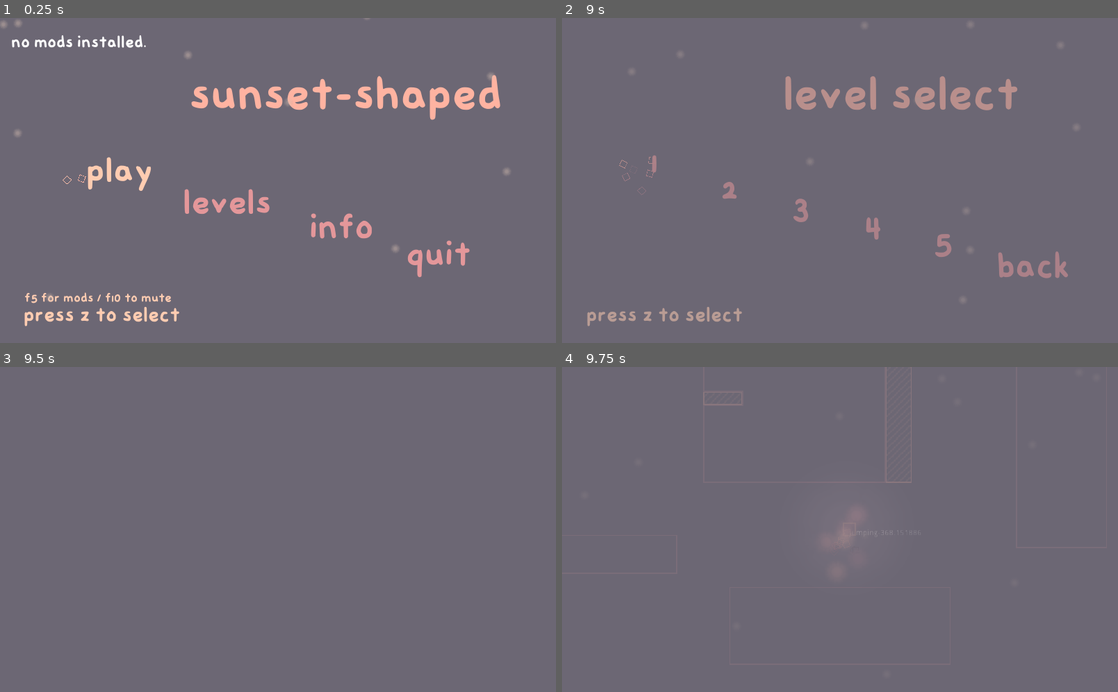
Above: before the commit, frames 1-4 (two rows, left to right).
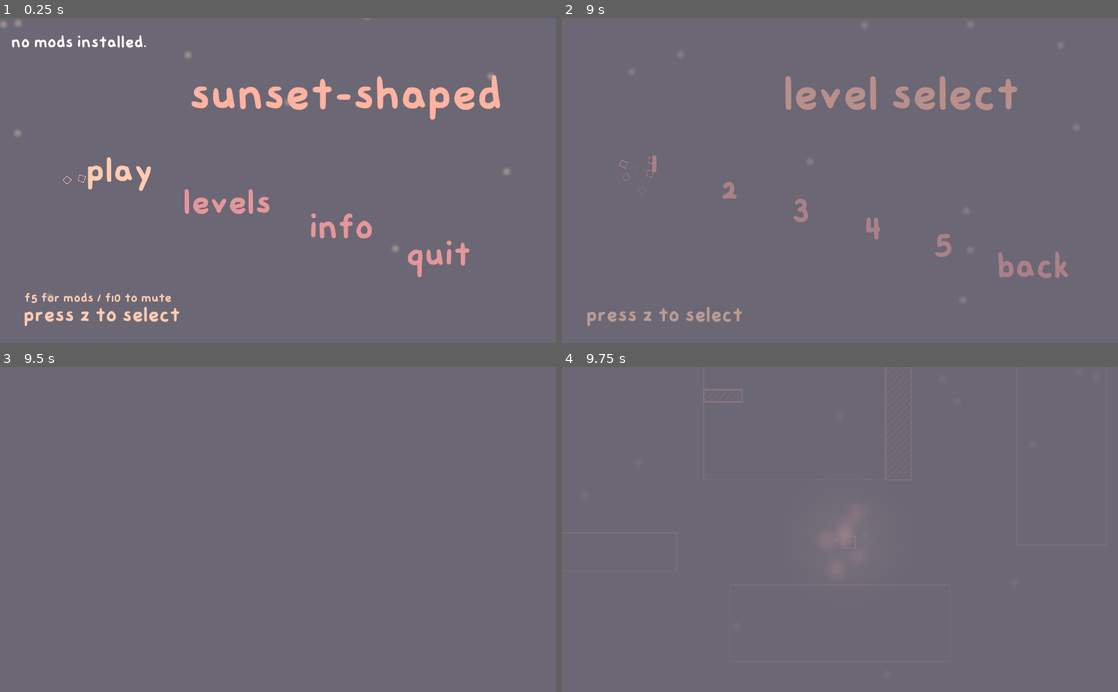
Above: after the commit, the same moments.

Repository: sunset-shaped/sunset-shaped
Game: Godot game, scene res://base.tscn
Two runs of this game, one before a commit and one after it. Both use one fixed random seed, a clock stepped at 60 frames per second and the inputs below.
Inputs:
- Up to frame 1 (0.25 s): no input
- Up to frame 2 (9 s): click "play" at 0.5 s; click "play" at 1.25 s; click "levels" at 2 s; click "info" at 2.75 s; tap Z (jump) at 3.5, 8.75, 8.85 s; hold Right (right) 3.53-4.25 s; hold Z (jump) 3.53-4.25 s; click "1" at 4.25 s; click "2" at 5 s; click "3" at 5.75 s; click "4" at 6.5 s; click "5" at 7.25 s; click "back" at 8 s; hold Left (left) from 8.78 s (still down)
- Up to frame 3 (9.5 s): keep holding Left (left); tap Z (jump) at 9.02, 9.32 s
- Up to frame 4 (9.75 s): tap Enter at 9.5 s; release Left (left) at 9.53 s; hold Right (right) from 9.53 s (still down); hold Z (jump) from 9.53 s (still down)

Frames 1-3 are identical in both runs. In frame 4, 0.1% of the frame differs, in the area x 25-63%, y 6-52%.

Commit message:
reverting coyote jump. it's not working

Diff:
--- a/player/player.gd
+++ b/player/player.gd
@@ -35,21 +35,9 @@
 onready var jumpsound = $AudioStreamPlayer
 onready var diesound = $AudioStreamPlayer2
 
-onready var debug = $Label
-
 signal jump(loc)
 signal change_state(state)
 signal touch
-
-
-var lastonfloor = 0.0
-var lastonleft = 0.0
-var lastonright = 0.0
-
-var just_jumped_floor = false
-
-export (float) var coyote_time = 0.2
-
 
 func _ready():
 	#turn on things, set the base
@@ -58,34 +46,17 @@
 
 func get_input(delta):
 
-
 	#if we don't want to take input, don't take input
 	if base.state != "play":
 		velocity.x = 0
 		velocity.y = 0
 		return
 
-	just_jumped_floor = false
 
 	#settle these variables first
 	var onfloor = raycast("floor")
 	var leftwall = raycast("left")
 	var rightwall = raycast("right")
-
-	lastonfloor += delta
-	lastonleft += delta
-	lastonright += delta
-
-	if onfloor:
-		lastonfloor = 0
-	if leftwall:
-		lastonleft = 0
-	if rightwall:
-		lastonright = 0
-
-	onfloor = lastonfloor < coyote_time
-	leftwall = lastonleft < coyote_time
-	rightwall = lastonright < coyote_time
 
 	if (onfloor || leftwall || rightwall) && !touching:
 		touching = true
@@ -128,27 +99,12 @@
 			curforce = jumpheight
 			velocity.y = -curforce
 			set_state("jumping")
-
-			lastonleft = 2000
-			lastonright = 2000
-
 			if leftwall:
 				emit_signal("jump", "left")
 			elif rightwall:
 				emit_signal("jump", "right")
 
-#			just_jumped_floor = true
-
 		if onfloor && state != "jumping":
-			print("?")
-
-			lastonfloor = 2000
-			just_jumped_floor = true
-
-			curforce = jumpheight
-			velocity.y = -curforce
-			print(velocity.y)
-
 			emit_signal("jump", "floor")
 			set_state("jumping")
 
@@ -159,26 +115,25 @@
 			velocity.x = velocity.x - 1000
 
 
+
 	if Input.is_action_pressed("jump"):
 		if onfloor || rightwall || leftwall:
 			set_state("jumping")
+
 
 		if state == "jumping":
 			velocity.y = clamp(velocity.y - curforce, -1000, 10000000)
 			curforce *= jumpinc
 
-			lastonleft = 2000
-			lastonright = 2000
-			lastonfloor = 2000
+		if velocity.y >= 0:
+			set_state("falling")
 
-#		if velocity.y >= 0:
-#			set_state("falling")
+
+	#moving down in water
 
 	#reseting values when hitting floor
-	if raycast("floor") || just_jumped_floor:
-		print("onfloor")
+	if onfloor:
 		curforce = jumpheight
-		lastonfloor = 0
 
 
 
@@ -187,7 +142,6 @@
 	else:
 		velocity.y = clamp(velocity.y + gravity * delta, -1000, 1000)
 
-	debug.text = str(state) + str(velocity.y)
 
 func _physics_process(delta):
 	get_input(delta)
